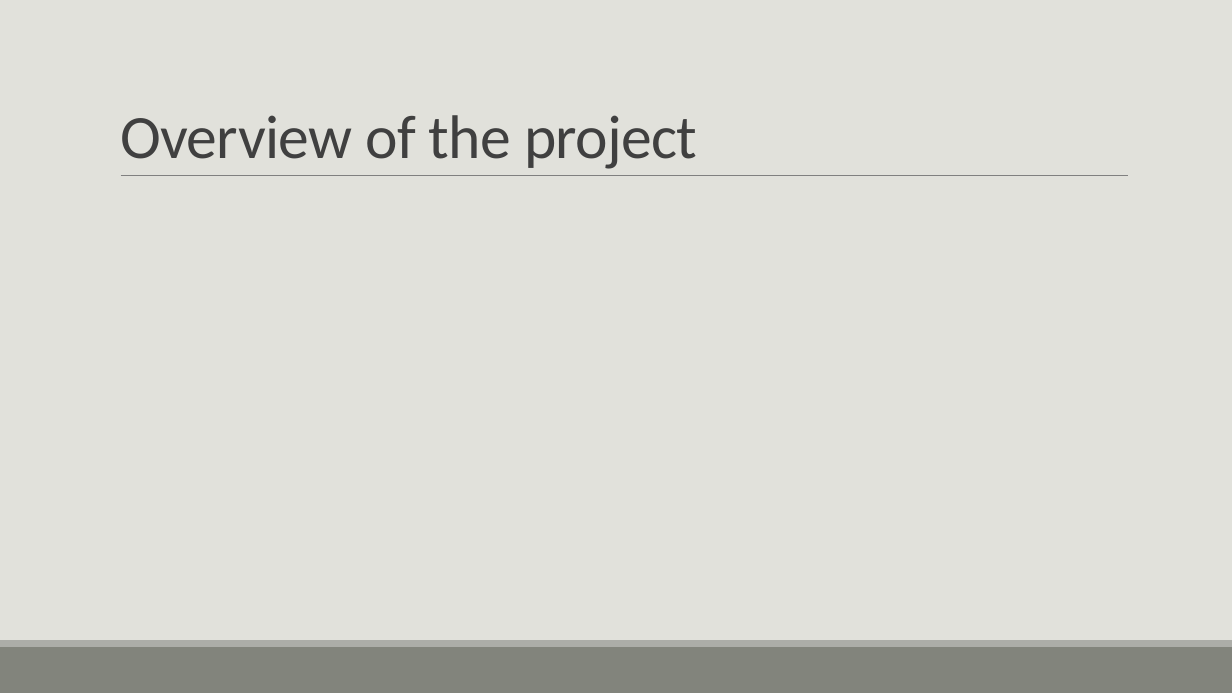
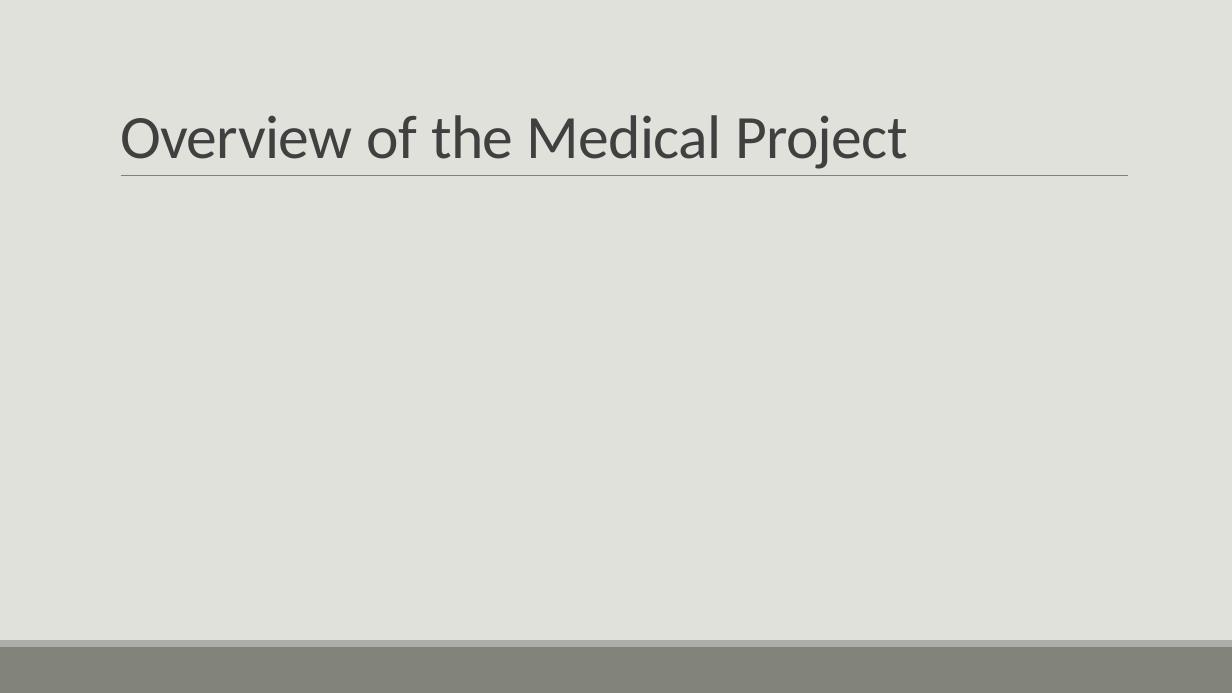
Before and after one commit to lholsen96/ml-society-science, a slide deck: slide 2 of src/project2/Part3/Medical project.pptx. Drawn at 1232x693 pixels with LibreOffice and Linux fonts; fonts in the diff are those of the drawing; grey boxes stand for pictures. Boxes give left, top, right and bottom in pixels: in the first picture for what was removed or moved away, otherwise in the second. Text is boxed around its words. In the diff, an @@ line names an element or a change of style, - is before the commit and + after.

```diff
--- a/src/project2/Part3/Medical project.pptx
+++ b/src/project2/Part3/Medical project.pptx
@@ title at (120, 115, 908, 169): text changed @@
-Overview of the project
+Overview of the Medical Project
```
Also in this commit, not shown: 2 other slides changed, 1 slide added, 4 slides removed.
